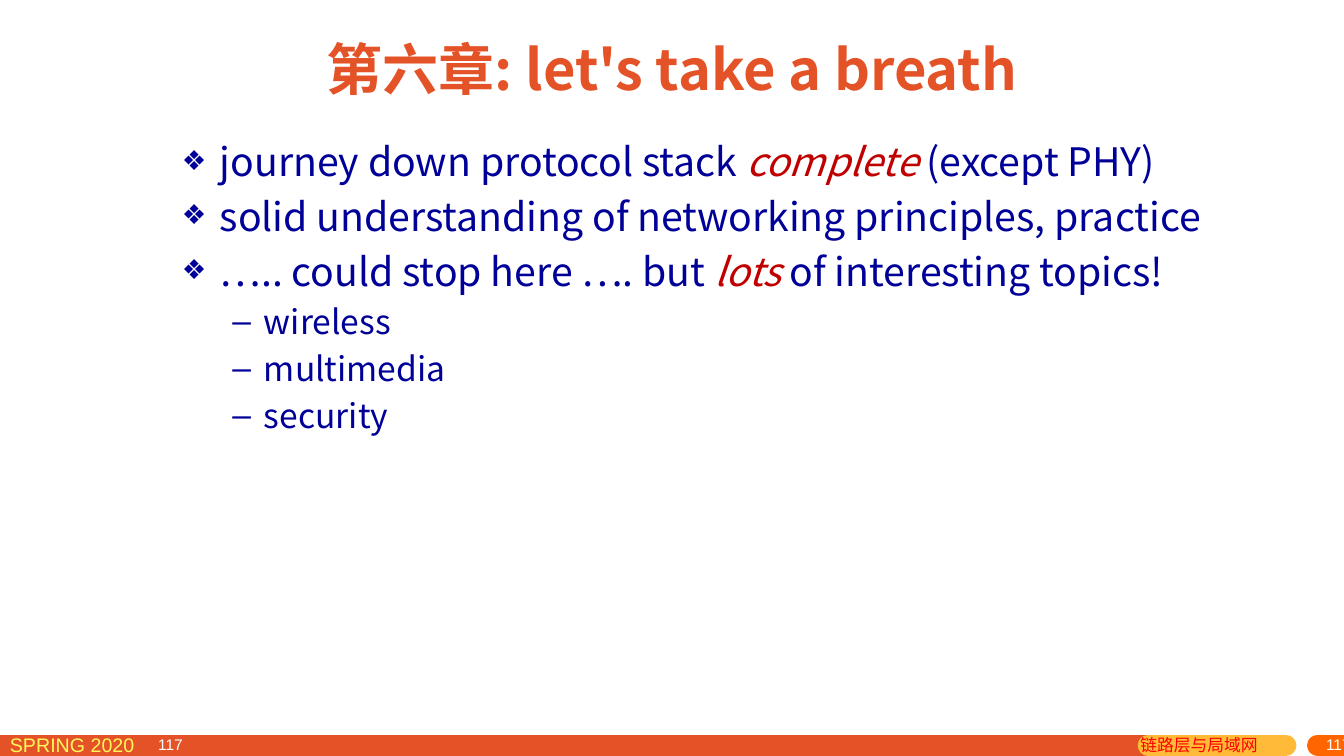
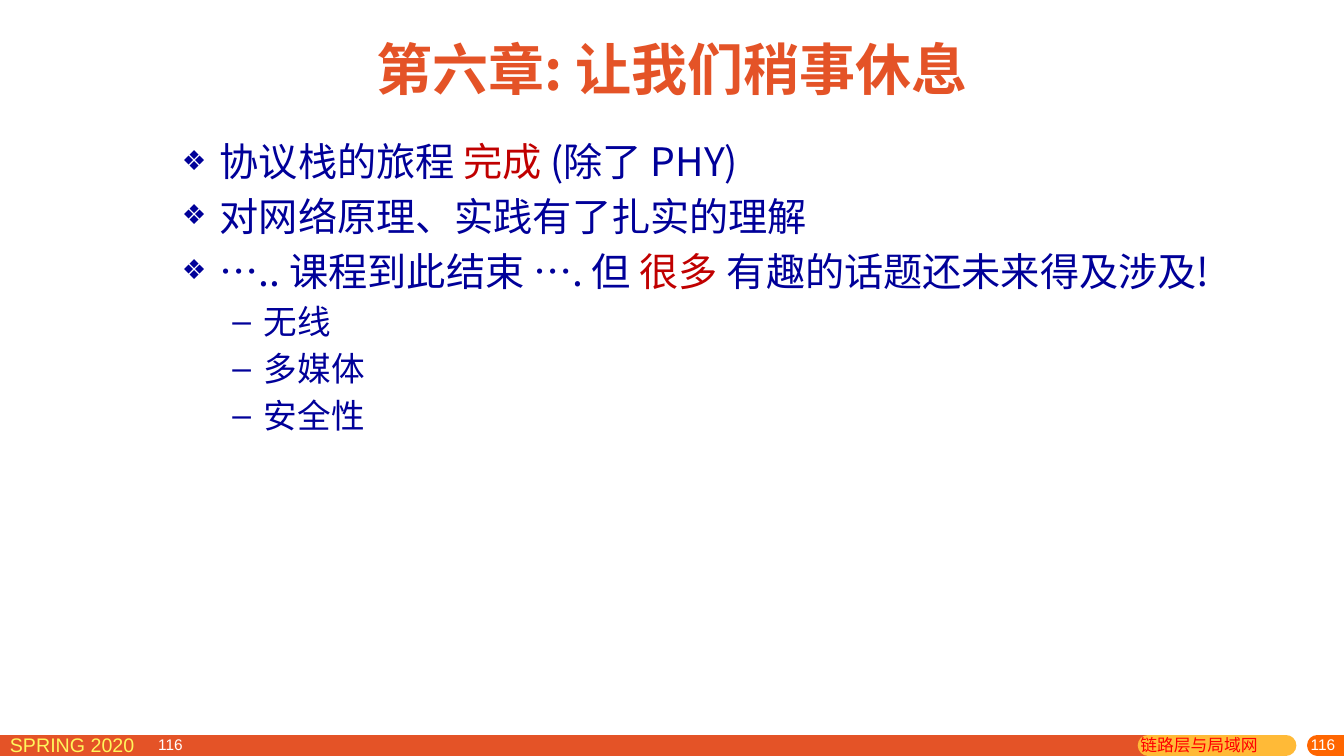
Before and after one commit to network-distributed/presentations, a slide deck: slide 116 of chapter6_cn.pptx (slide 117 before the commit). Drawn at 1344x756 pixels with LibreOffice and Linux fonts; fonts in the diff are those of the drawing. Boxes give left, top, right and bottom in pixels: in the first picture for what was removed or moved away, otherwise in the second. Text is boxed around its words. In the diff, an @@ line names an element or a change of style, - is before the commit and + after.

```diff
--- a/chapter6_cn.pptx
+++ b/chapter6_cn.pptx
@@ title at (x1=377, y1=42, x2=968, y2=95): text changed @@
-第六章: let's take a breath
+第六章: 让我们稍事休息
@@ text at (x1=220, y1=143, x2=1209, y2=431): text changed @@
-❖ journey down protocol stack complete (except PHY)
-❖ solid understanding of networking principles, practice
-❖ ….. could stop here …. but lots of interesting topics!
-  – wireless
-  – multimedia
-  – security
+❖ 协议栈的旅程 完成 (除了 PHY)
+❖ 对网络原理、实践有了扎实的理解
+❖ ….. 课程到此结束 …. 但 很多 有趣的话题还未来得及涉及!
+  – 无线
+  – 多媒体
+  – 安全性
@@ page number at (x1=150, y1=739, x2=175, y2=750): text changed @@
-117
+116
@@ page number at (x1=158, y1=739, x2=183, y2=750): text changed @@
-117
+116
@@ page number at (x1=160, y1=739, x2=185, y2=750): text changed @@
-117
+116
@@ page number added at (x1=1085, y1=738, x2=1344, y2=756), 11 pt, text #FFFFFF @@
+116
@@ page number removed at (x1=1100, y1=738, x2=1344, y2=756) @@
-117
@@ page number at (x1=1309, y1=737, x2=1334, y2=753): text changed @@
-117
+116
@@ page number at (x1=1326, y1=739, x2=1344, y2=750): text changed @@
-117
+116
```
Also in this commit, not shown: 110 other slides changed, 6 slides added, 7 slides removed, 1 other file.
